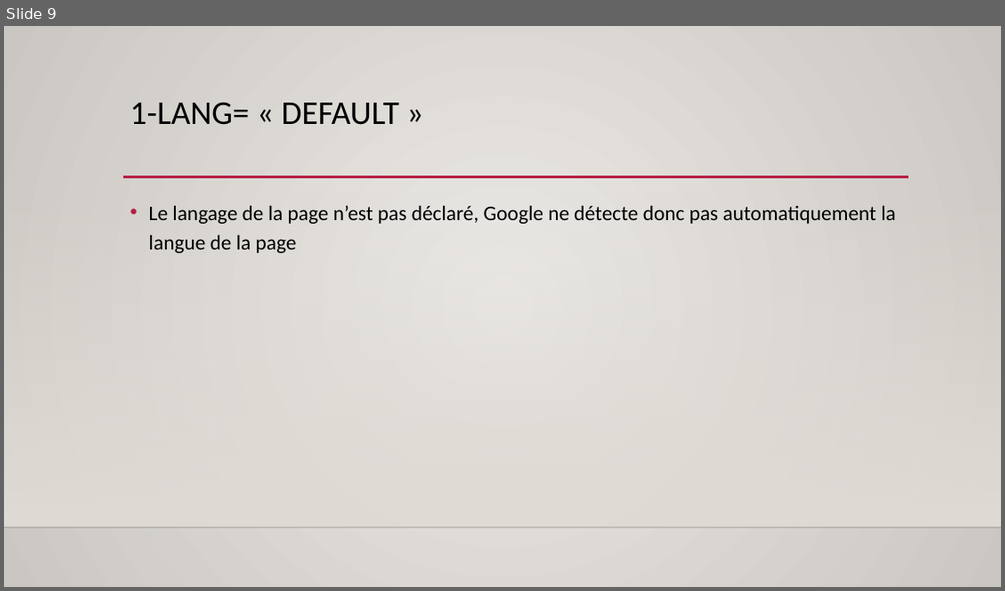
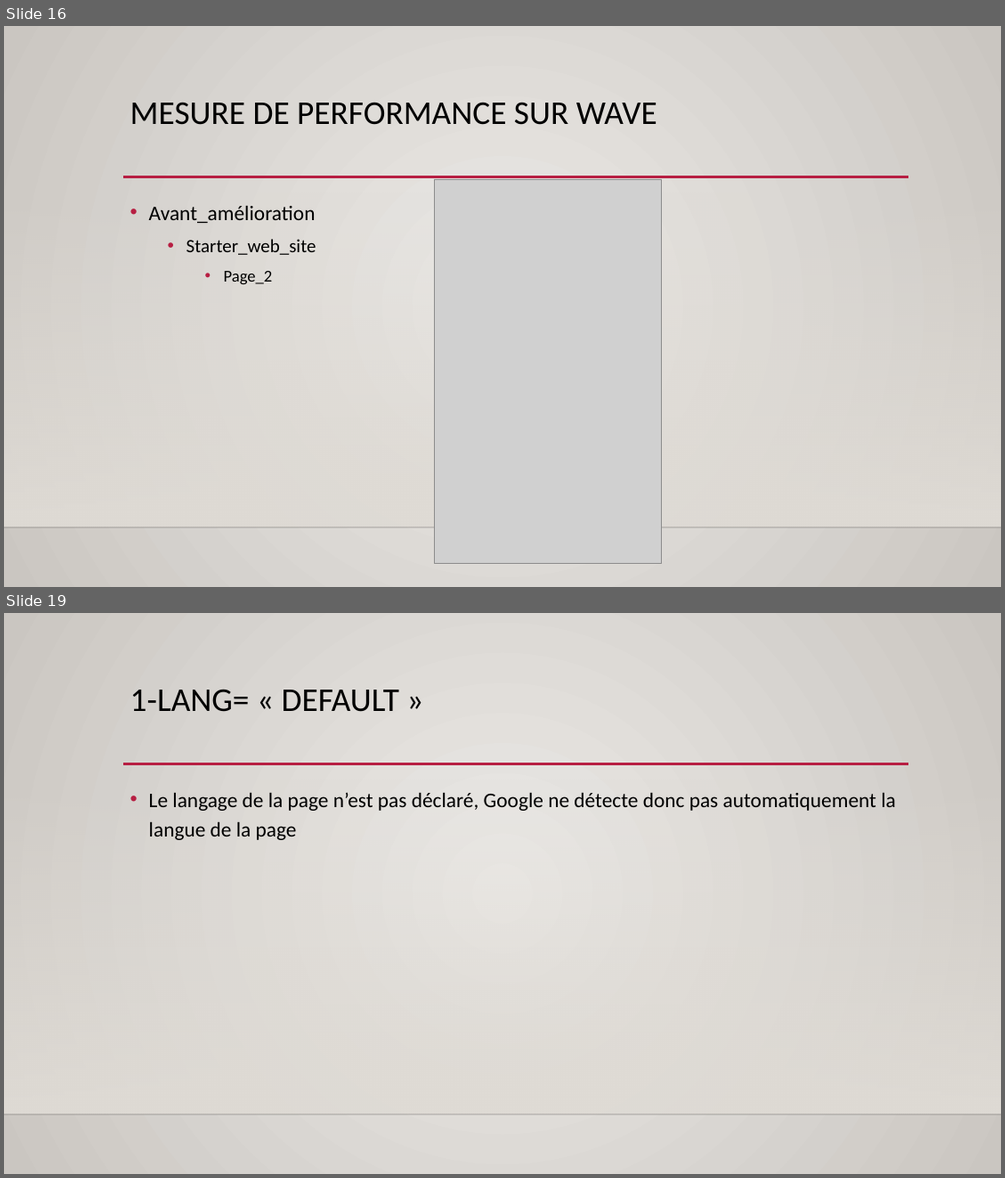
Before and after one commit to o-said/projet-4-la_chouette_agence, a slide deck: audit/Présentation du projet 4.pptx. Shown one above the other, each under a label of ours: slide 9 before the commit, slides 16 and 19 after it; the slides between them are not shown. The pictures are 1005x591 and 1005x1178 pixels, drawn with LibreOffice and Linux fonts; fonts in the diff are those of the drawing; grey boxes stand for pictures; background and template pictures are left out. Boxes give left, top, right and bottom in pixels: in the first picture for what was removed or moved away, otherwise in the second. Text is boxed around its words. In the diff, an @@ line names an element or a change of style, - is before the commit and + after.

```diff
--- a/audit/Présentation du projet 4.pptx
+++ b/audit/Présentation du projet 4.pptx
@@ slide 16 added at (4, 26, 1001, 587), background gradient #ECEAE7 to #CAC7C1; not listed: 3 template elements that a slide beside it also shows @@
@@ title added at (130, 102, 657, 125), 32 pt, text #000000 @@
+MESURE DE PERFORMANCE SUR WAVE
@@ picture added at (435, 179, 661, 563) @@
@@ text added at (149, 205, 316, 284), 20 pt, text #000000 @@
+• Avant_amélioration
+  • Starter_web_site
+    • Page_2
@@ what was slide 9 is now slide 19 @@
```
Also in this commit, not shown: 8 slides changed, 9 other slides added, 2 other files.
